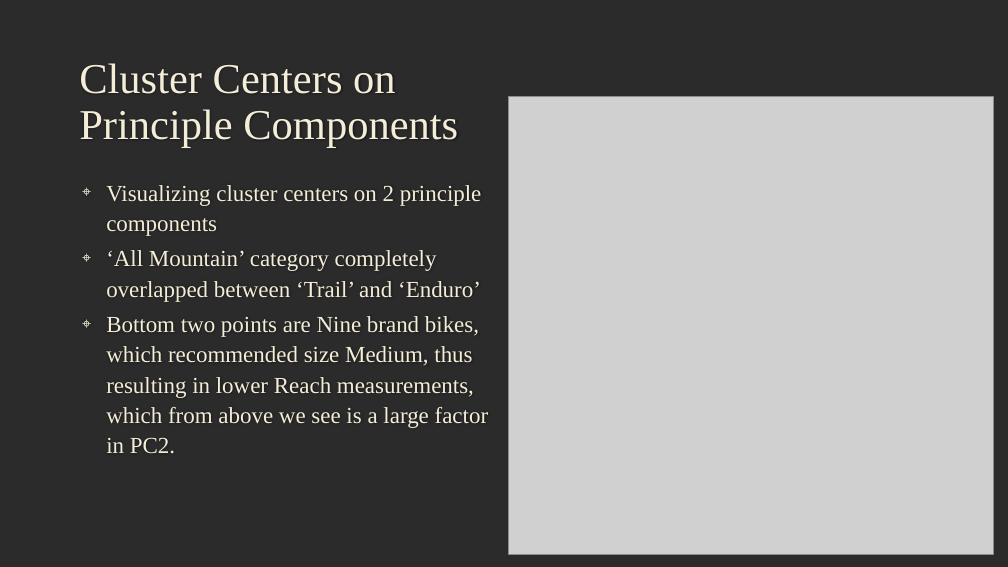
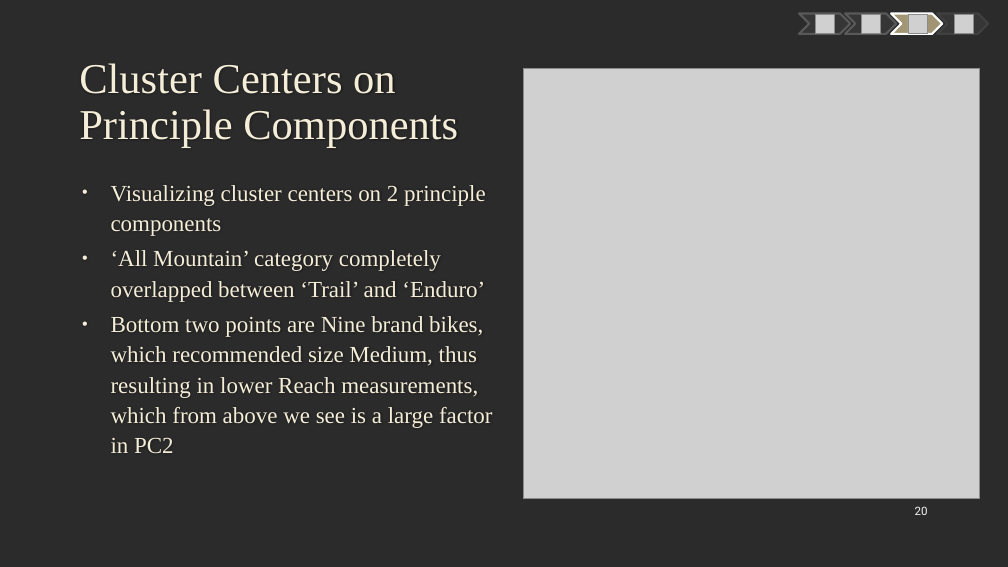
Before and after one commit to mczerwin/MTB-Categorization-Analysis, a slide deck: slide 20 of Reports/MTB Data Analysis Presentation.pptx (slide 18 before the commit). Drawn at 1008x567 pixels with LibreOffice and Linux fonts; fonts in the diff are those of the drawing; grey boxes stand for pictures; background and template pictures are left out; a plain dark background stands for a picture behind light text. Boxes give left, top, right and bottom in pixels: in the first picture for what was removed or moved away, otherwise in the second. Text is boxed around its words. In the diff, an @@ line names an element or a change of style, - is before the commit and + after.

```diff
--- a/Reports/MTB Data Analysis Presentation.pptx
+++ b/Reports/MTB Data Analysis Presentation.pptx
@@ freeform shape added at box(799, 14, 851, 34), fill #363636, outline #595959 2 pt @@
@@ picture added at box(815, 14, 834, 33) @@
@@ freeform shape added at box(845, 14, 897, 34), fill #363636, outline #595959 2 pt @@
@@ picture added at box(862, 14, 881, 33) @@
@@ freeform shape added at box(892, 14, 943, 34), fill #A19574, outline #FFFFFF 2 pt @@
@@ picture added at box(908, 14, 927, 33) @@
@@ freeform shape added at box(938, 14, 989, 34), fill #363636, outline #404040 2 pt @@
@@ picture added at box(954, 14, 973, 33) @@
@@ picture: place and size @@
-picture at box(508, 97, 994, 554)
+picture at box(523, 68, 980, 498)
@@ text at box(111, 185, 486, 302): bullet ⌖ to • @@
@@ text at box(111, 316, 492, 453): text changed @@
-⌖ Bottom two points are Nine brand bikes, which recommended size Medium, thus resulting in lower Reach measurements, which from above we see is a large factor in PC2.
+• Bottom two points are Nine brand bikes, which recommended size Medium, thus resulting in lower Reach measurements, which from above we see is a large factor in PC2
@@ page number added at box(915, 506, 928, 515), 11 pt, text #F2F2F2 @@
+20
```
Also in this commit, not shown: 17 other slides changed, 5 slides added, 1 slide removed.
